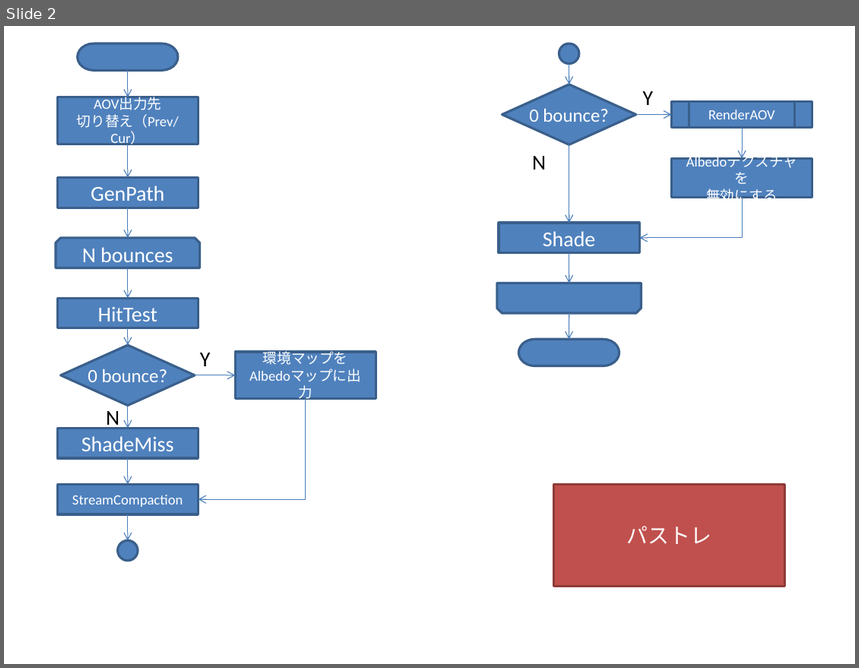
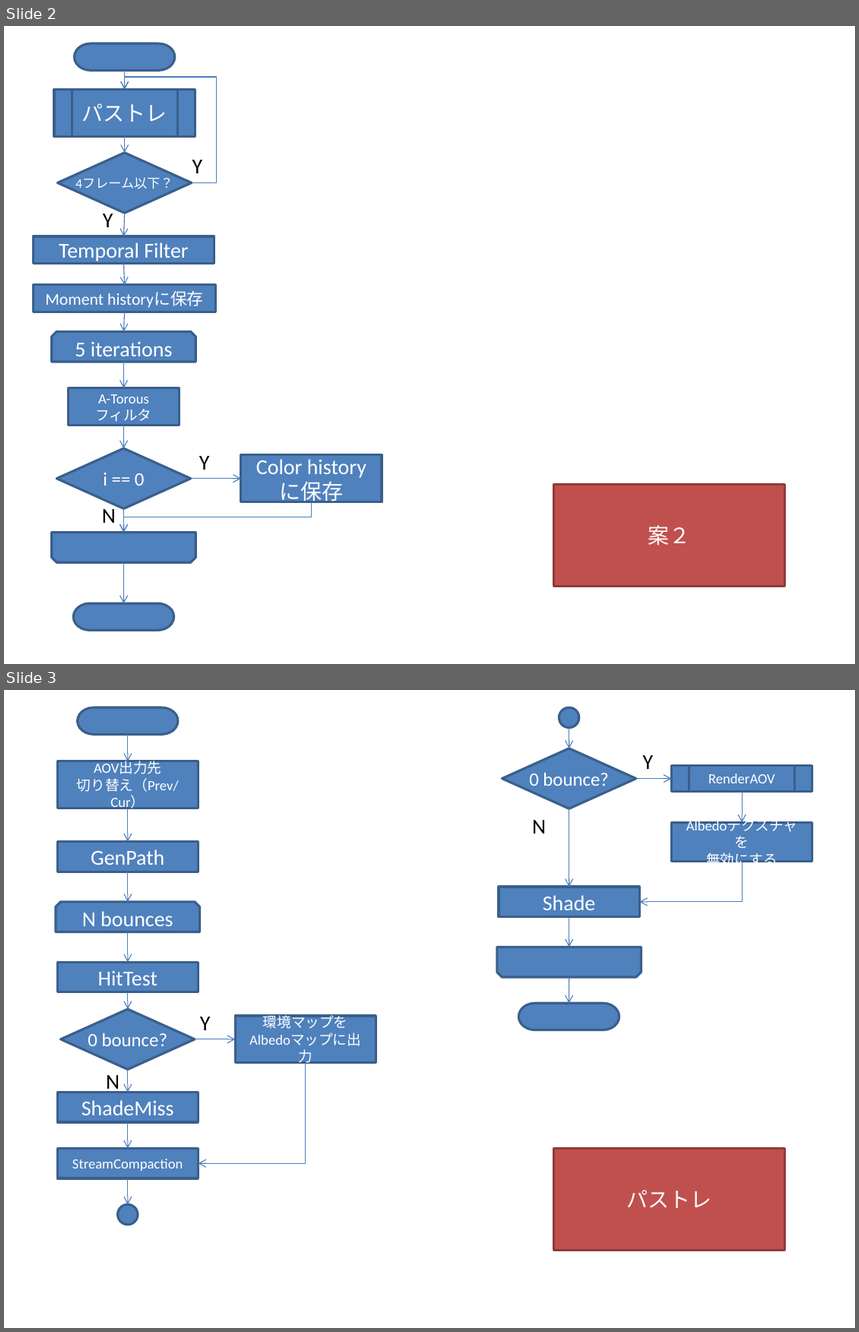
Before and after one commit to nackdai/aten, a slide deck: docs/FlowChartForSVGF.pptx. Shown one above the other, each under a label of ours: slide 2 before the commit, slides 2 and 3 after it. The pictures are 859x668 and 859x1332 pixels, drawn with LibreOffice and Linux fonts; fonts in the diff are those of the drawing. Boxes give left, top, right and bottom in pixels: in the first picture for what was removed or moved away, otherwise in the second. Text is boxed around its words. In the diff, an @@ line names an element or a change of style, - is before the commit and + after.

Commit message:
Update flow chart.

```diff
--- a/docs/FlowChartForSVGF.pptx
+++ b/docs/FlowChartForSVGF.pptx
@@ slide 2 added at [4, 26, 855, 664], background #FFFFFF @@
@@ pill shape added at [75, 44, 175, 70], fill #4F81BD, outline #3A5F8C 2 pt @@
@@ arrow added from (125, 70) to (125, 90), #4B7EBC 0.75 pt @@
@@ flow chart predefined process added at [54, 90, 195, 137], fill #4F81BD, outline #3A5F8C 2 pt, 18 pt, text #FFFFFF @@
+パストレ
@@ elbow arrow added from (191, 183) to (125, 90), #4B7EBC 0.75 pt @@
@@ arrow added from (125, 119) to (125, 153), #4B7EBC 0.75 pt @@
@@ diamond added at [58, 153, 191, 213], fill #4F81BD, outline #3A5F8C 2 pt, 11 pt, text #FFFFFF @@
+4フレーム以下？
@@ text added at [192, 160, 203, 173], 18 pt, text #000000 @@
+Y
@@ text added at [103, 214, 113, 227], 18 pt, text #000000 @@
+Y
@@ arrow added from (125, 213) to (124, 237), #4B7EBC 0.75 pt @@
@@ rectangle added at [33, 237, 215, 262], fill #4F81BD, outline #3A5F8C 2 pt, 18 pt, text #FFFFFF @@
+Temporal Filter
@@ arrow added from (124, 263) to (125, 284), #4B7EBC 0.75 pt @@
@@ rectangle added at [33, 284, 216, 311], fill #4F81BD, outline #3A5F8C 2 pt, 14 pt, text #FFFFFF @@
+Moment historyに保存
@@ arrow added from (125, 312) to (124, 332), #4B7EBC 0.75 pt @@
@@ snip same rect added at [52, 332, 196, 361], fill #4F81BD, outline #3A5F8C 2 pt, 18 pt, text #FFFFFF @@
+5 iterations
@@ arrow added from (124, 362) to (124, 389), #4B7EBC 0.75 pt @@
@@ rectangle added at [69, 389, 180, 425], fill #4F81BD, outline #3A5F8C 2 pt, 12 pt, text #FFFFFF @@
+A-Torous
+フィルタ
@@ arrow added from (124, 425) to (124, 449), #4B7EBC 0.75 pt @@
@@ diamond added at [56, 449, 190, 509], fill #4F81BD, outline #3A5F8C 2 pt, 16 pt, text #FFFFFF @@
+i == 0
@@ text added at [199, 456, 210, 470], 18 pt, text #000000 @@
+Y
@@ rectangle added at [240, 455, 381, 502], fill #4F81BD, outline #3A5F8C 2 pt, 18 pt, text #FFFFFF @@
+Color history
+に保存
@@ arrow added from (190, 479) to (240, 479), #4B7EBC 0.75 pt @@
@@ elbow arrow added from (311, 503) to (124, 532), #4B7EBC 0.75 pt @@
@@ rectangle added at [554, 485, 785, 587], fill #C0504D, outline #8E3B39 2 pt, 18 pt, text #FFFFFF @@
+案２
@@ text added at [102, 506, 116, 523], 18 pt, text #000000 @@
+N
@@ arrow added from (124, 509) to (124, 532), #4B7EBC 0.75 pt @@
@@ snip same rect added at [52, 532, 196, 563], fill #4F81BD, outline #3A5F8C 2 pt @@
@@ arrow added from (124, 563) to (124, 604), #4B7EBC 0.75 pt @@
@@ pill shape added at [74, 604, 174, 630], fill #4F81BD, outline #3A5F8C 2 pt @@
@@ what was slide 2 is now slide 3 @@
```
Also in this commit, not shown: 3 slides changed, 2 other slides added.
